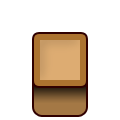
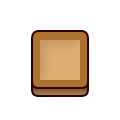
The second (120, 120) image is a revision of the first. Changes to its layers:
painted on "Фигура 3" over [31, 30, 89, 89]
renamed "Градиентная заливка 1" to "Фигура 3 (копия)", painted on it, unmasked it over [31, 74, 89, 103]
removed layer "Фигура 5" over [32, 71, 88, 117]
